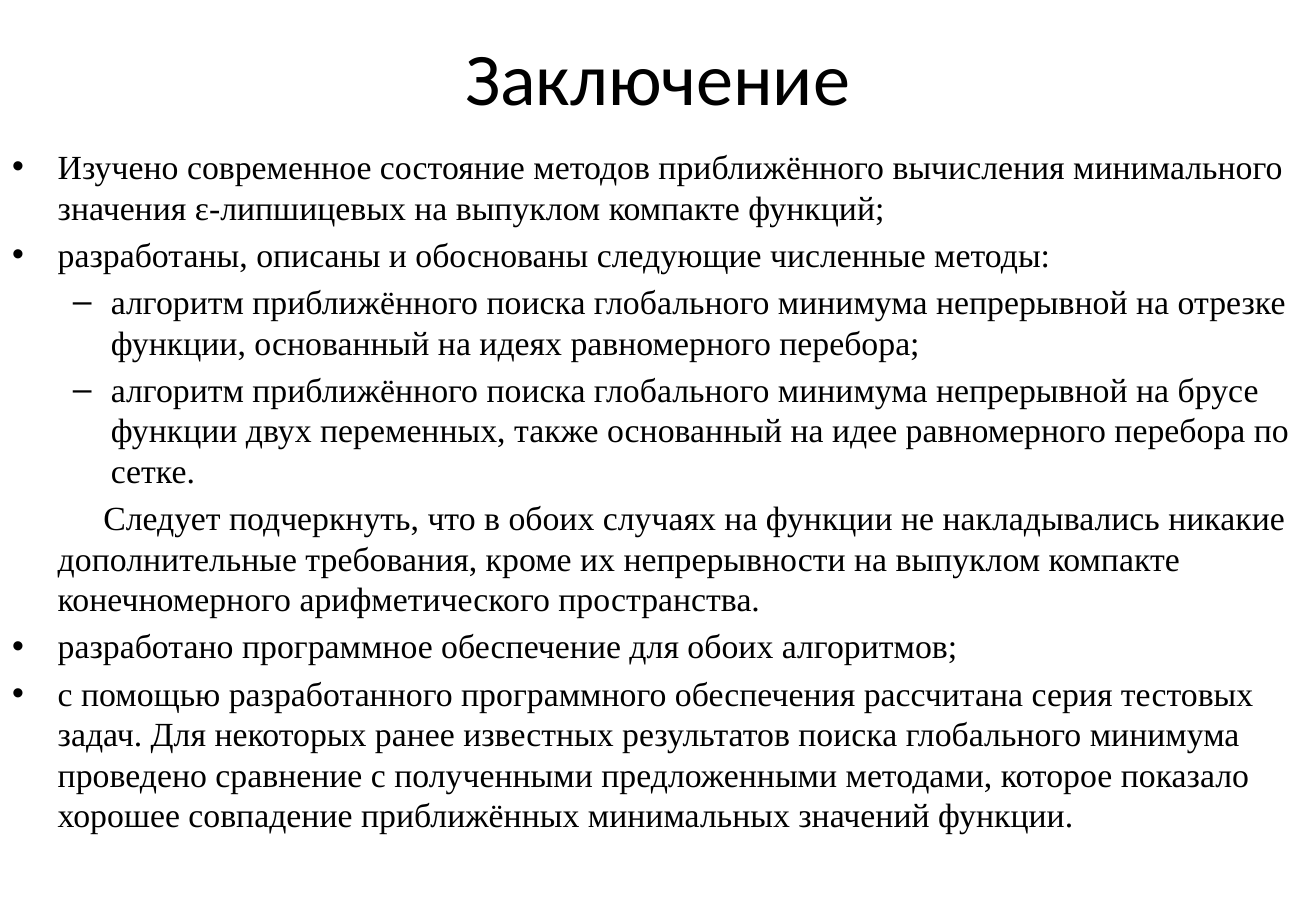
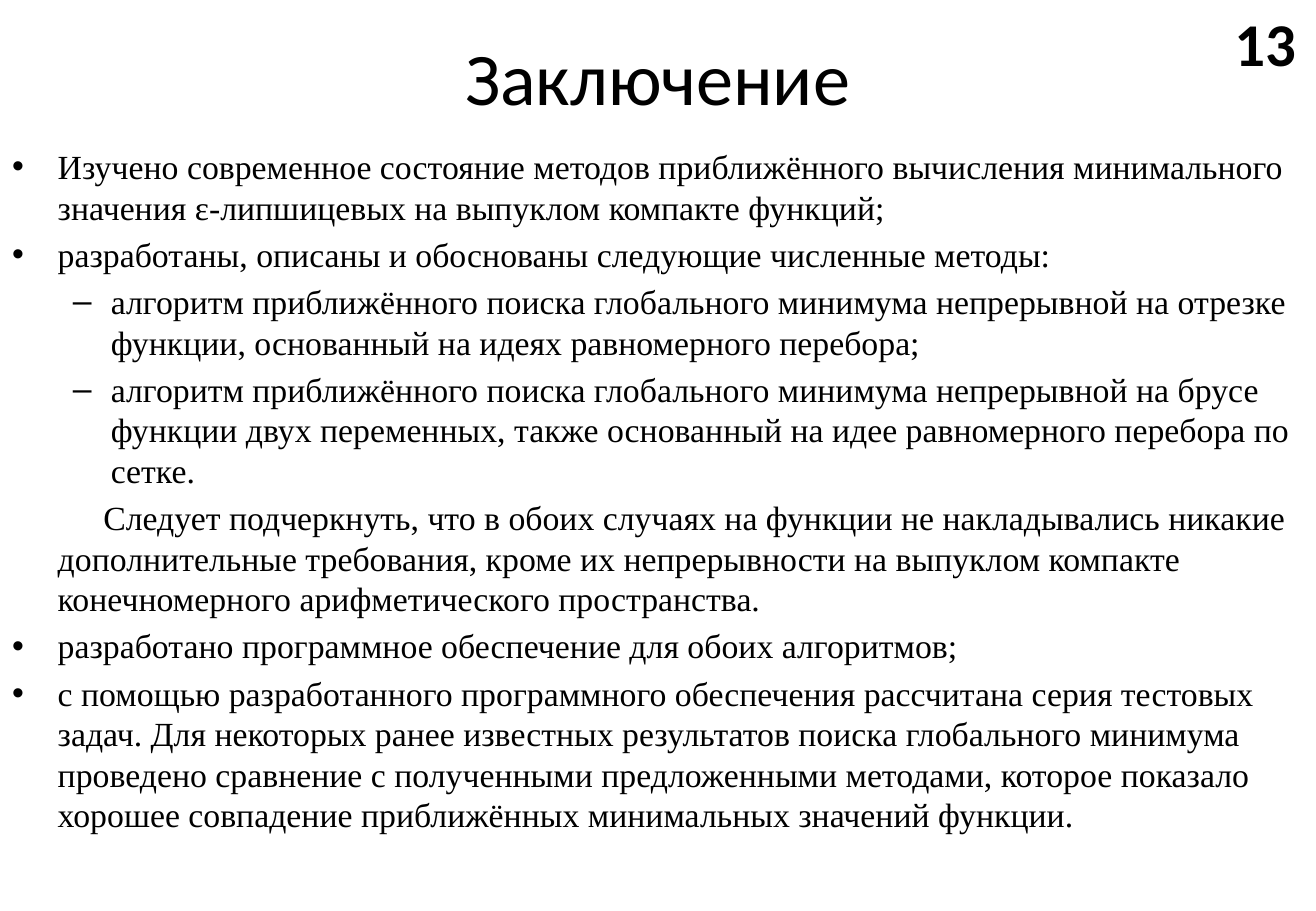
Before and after one commit to EgoPingvina/LipshMinimization, a slide deck: slide 16 of Documentation/Презентация Бирюков 4412.pptx. Drawn at 1316x911 pixels with LibreOffice and Linux fonts; fonts in the diff are those of the drawing. Boxes give left, top, right and bottom in pixels: in the first picture for what was removed or moved away, otherwise in the second. Text is boxed around its words. In the diff, an @@ line names an element or a change of style, - is before the commit and + after.

```diff
--- a/Documentation/Презентация Бирюков 4412.pptx
+++ b/Documentation/Презентация Бирюков 4412.pptx
@@ text added at box(1234, 26, 1296, 67), 36 pt, text #000000, bold @@
+13
```
Also in this commit, not shown: 4 other slides changed.
